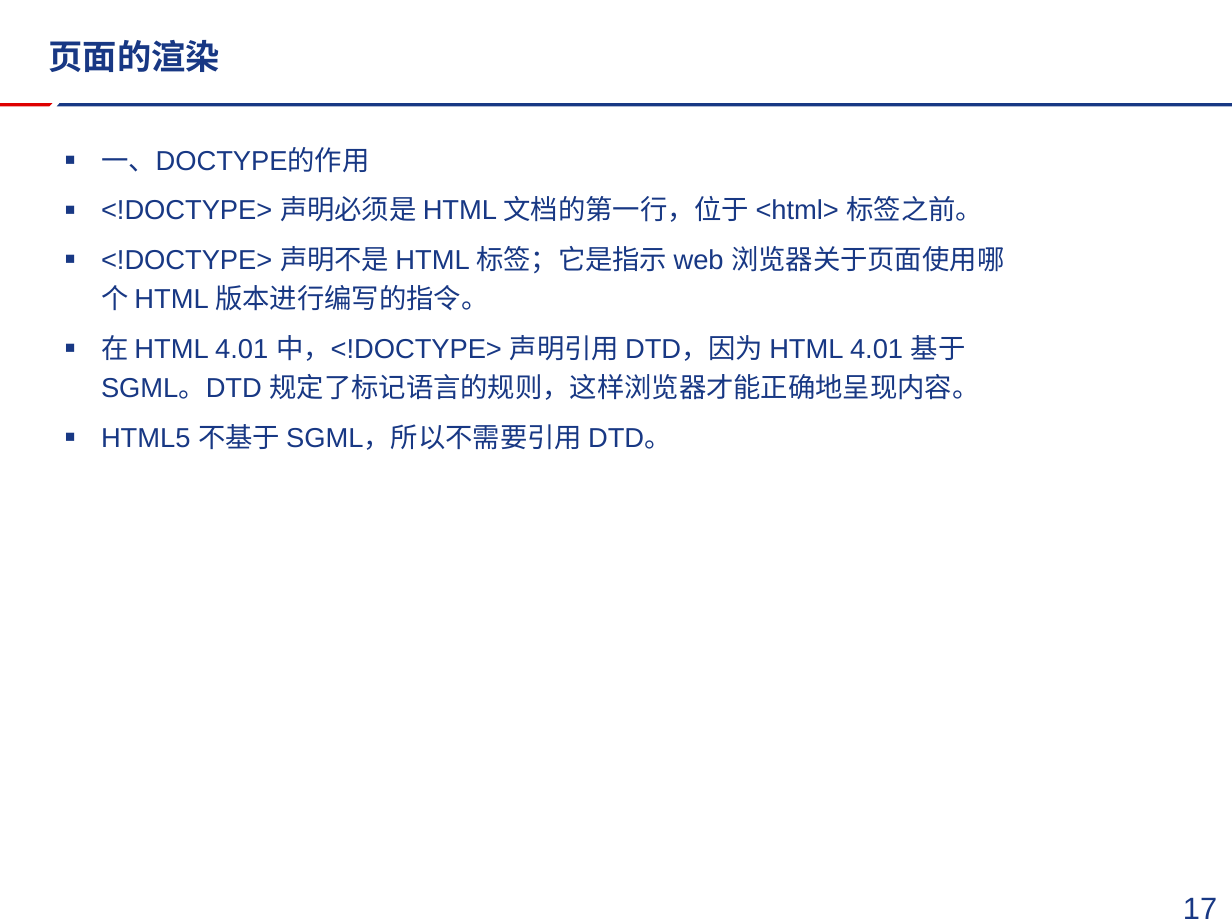
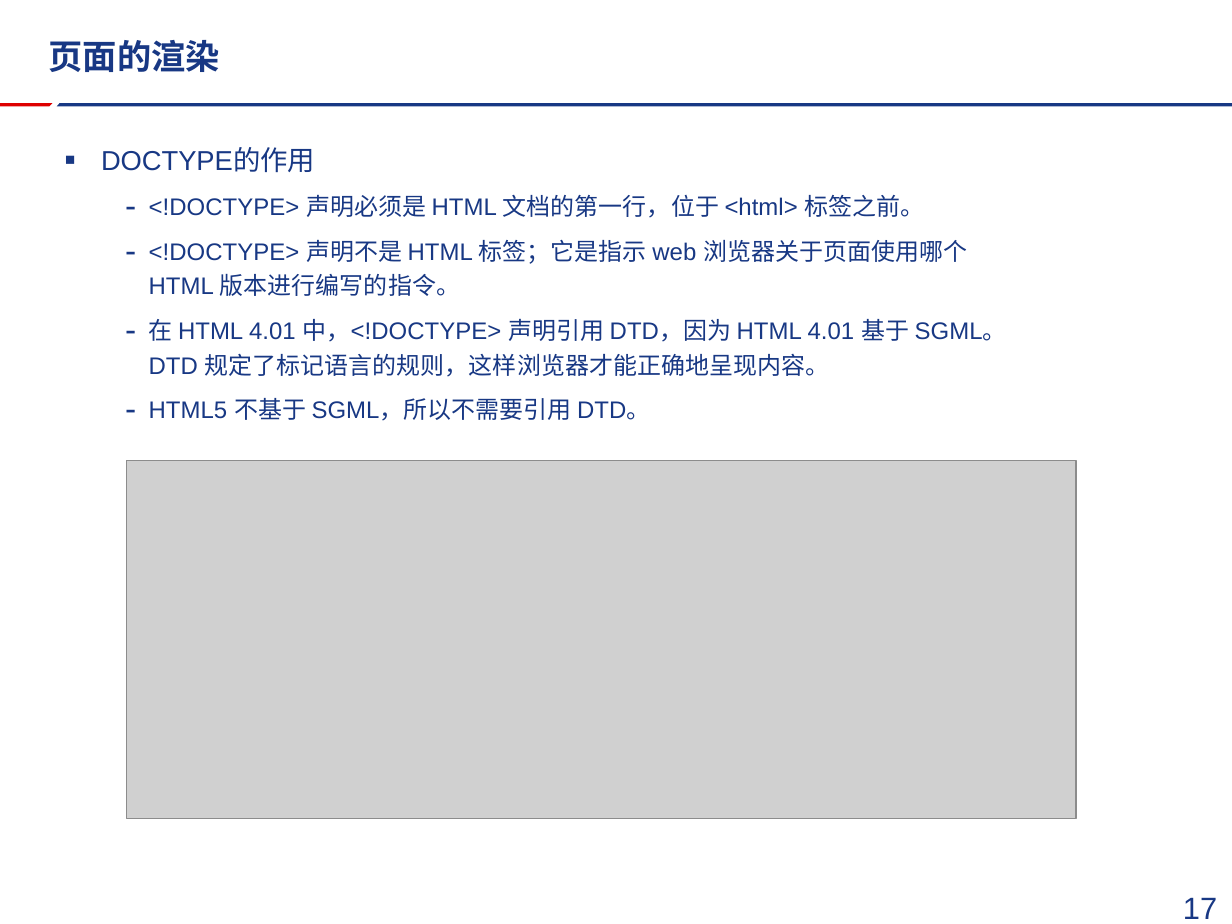
Before and after one commit to FireSmallPanda/swdt, a slide deck: slide 18 of javascript技术分享/javascript基础与优化分享.pptx. Drawn at 1232x924 pixels with LibreOffice and Linux fonts; fonts in the diff are those of the drawing; grey boxes stand for pictures; background and template pictures are left out. Boxes give left, top, right and bottom in pixels: in the first picture for what was removed or moved away, otherwise in the second. Text is boxed around its words. In the diff, an @@ line names an element or a change of style, - is before the commit and + after.

```diff
--- a/javascript技术分享/javascript基础与优化分享.pptx
+++ b/javascript技术分享/javascript基础与优化分享.pptx
@@ text at (x1=101, y1=148, x2=315, y2=172): text changed @@
-▪ 一、DOCTYPE的作用
+▪ DOCTYPE的作用
@@ text at (x1=149, y1=195, x2=1007, y2=421): size 16 to 14 pt; bullet ▪ to -; list level 1 to 2 in "<!DOCTYPE> 声明必须是 HTML 文档的第一行，位于 <html> ..."; list level 1 to 2 in "<!DOCTYPE> 声明不是 HTML 标签；它是指示 web ..."; list level 1 to 2 in "在 HTML 4.01 中，<!DOCTYPE> 声明引用 ..."; list level 1 to 2 in "HTML5 不基于 SGML，所以不需要引用 DTD。" @@
@@ picture added at (x1=127, y1=461, x2=1077, y2=819) @@
```
Also in this commit, not shown: 14 other slides changed, 1 other file.
